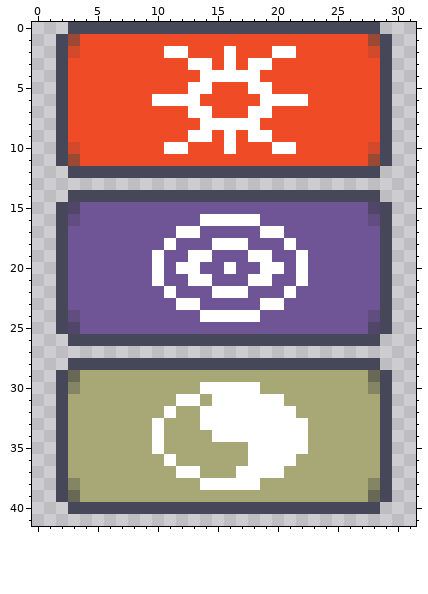
Edited in one commit: pixel-art sprite (Graphics/Pictures/category.png). Above is the file before it was changed.
The file is 64x84 pixels, drawn in blocks of 2x2; one block is one cell here.
The same view after the edit:
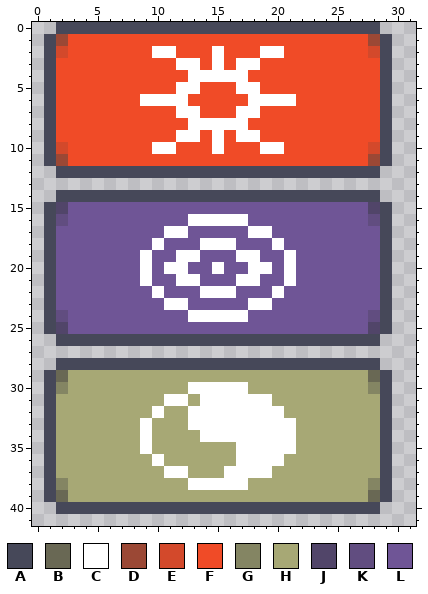
Palette (. is transparent): A #464859  B #696854  C #ffffff  D #9b4835  E #d3492b  F #f04b27  G #848563  H #a7a875  J #514569  K #614d80  L #6f5596
Edits made:
@@ x 0..31 @@
- 0 ...AAAAAAAAAAAAAAAAAAAAAAAAAA...
- 1 ..ADFFFFFFFFFFFFFFFFFFFFFFFFDA..
- 2 ..AEFFFFFFFCCFFFCFFFCCFFFFFFEA..
- 3 ..AFFFFFFFFFFCCFCFCCFFFFFFFFFA..
- 4 ..AFFFFFFFFFFFCCCCCFFFFFFFFFFA..
- 5 ..AFFFFFFFFFFCCFFFCCFFFFFFFFFA..
- 6 ..AFFFFFFFCCCCFFFFFCCCCFFFFFFA..
- 7 ..AFFFFFFFFFFCCFFFCCFFFFFFFFFA..
- 8 ..AFFFFFFFFFFFCCCCCFFFFFFFFFFA..
- 9 ..AFFFFFFFFFFCCFCFCCFFFFFFFFFA..
-10 ..AEFFFFFFFCCFFFCFFFCCFFFFFFEA..
-11 ..ADFFFFFFFFFFFFFFFFFFFFFFFFDA..
-12 ...AAAAAAAAAAAAAAAAAAAAAAAAAA...
+ 0 ..AAAAAAAAAAAAAAAAAAAAAAAAAAA...
+ 1 .ADFFFFFFFFFFFFFFFFFFFFFFFFFDA..
+ 2 .AEFFFFFFFCCFFFCFFFCCFFFFFFFEA..
+ 3 .AFFFFFFFFFFCCFCFCCFFFFFFFFFFA..
+ 4 .AFFFFFFFFFFFCCCCCFFFFFFFFFFFA..
+ 5 .AFFFFFFFFFFCCFFFCCFFFFFFFFFFA..
+ 6 .AFFFFFFFCCCCFFFFFCCCCFFFFFFFA..
+ 7 .AFFFFFFFFFFCCFFFCCFFFFFFFFFFA..
+ 8 .AFFFFFFFFFFFCCCCCFFFFFFFFFFFA..
+ 9 .AFFFFFFFFFFCCFCFCCFFFFFFFFFFA..
+10 .AEFFFFFFFCCFFFCFFFCCFFFFFFFEA..
+11 .ADFFFFFFFFFFFFFFFFFFFFFFFFFDA..
+12 ..AAAAAAAAAAAAAAAAAAAAAAAAAAA...
 13 ................................
-14 ...AAAAAAAAAAAAAAAAAAAAAAAAAA...
-15 ..AJLLLLLLLLLLLLLLLLLLLLLLLLJA..
-16 ..AKLLLLLLLLLLCCCCCLLLLLLLLLKA..
-17 ..ALLLLLLLLLCCLLLLLCCLLLLLLLLA..
-18 ..ALLLLLLLLCLLLCCCLLLCLLLLLLLA..
-19 ..ALLLLLLLCLLCCLLLCCLLCLLLLLLA..
-20 ..ALLLLLLLCLCCLLCLLCCLCLLLLLLA..
-21 ..ALLLLLLLCLLCCLLLCCLLCLLLLLLA..
-22 ..ALLLLLLLLCLLLCCCLLLCLLLLLLLA..
-23 ..ALLLLLLLLLCCLLLLLCCLLLLLLLLA..
-24 ..AKLLLLLLLLLLCCCCCLLLLLLLLLKA..
-25 ..AJLLLLLLLLLLLLLLLLLLLLLLLLJA..
-26 ...AAAAAAAAAAAAAAAAAAAAAAAAAA...
+14 ..AAAAAAAAAAAAAAAAAAAAAAAAAAA...
+15 .AJLLLLLLLLLLLLLLLLLLLLLLLLLJA..
+16 .AKLLLLLLLLLLCCCCCLLLLLLLLLLKA..
+17 .ALLLLLLLLLCCLLLLLCCLLLLLLLLLA..
+18 .ALLLLLLLLCLLLCCCLLLCLLLLLLLLA..
+19 .ALLLLLLLCLLCCLLLCCLLCLLLLLLLA..
+20 .ALLLLLLLCLCCLLCLLCCLCLLLLLLLA..
+21 .ALLLLLLLCLLCCLLLCCLLCLLLLLLLA..
+22 .ALLLLLLLLCLLLCCCLLLCLLLLLLLLA..
+23 .ALLLLLLLLLCCLLLLLCCLLLLLLLLLA..
+24 .AKLLLLLLLLLLCCCCCLLLLLLLLLLKA..
+25 .AJLLLLLLLLLLLLLLLLLLLLLLLLLJA..
+26 ..AAAAAAAAAAAAAAAAAAAAAAAAAAA...
 27 ................................
-28 ...AAAAAAAAAAAAAAAAAAAAAAAAAA...
-29 ..ABHHHHHHHHHHHHHHHHHHHHHHHHBA..
-30 ..AGHHHHHHHHHHCCCCCHHHHHHHHHGA..
-31 ..AHHHHHHHHHCCHCCCCCCHHHHHHHHA..
-32 ..AHHHHHHHHCHHCCCCCCCCHHHHHHHA..
-33 ..AHHHHHHHCHHHCCCCCCCCCHHHHHHA..
-34 ..AHHHHHHHCHHHHCCCCCCCCHHHHHHA..
-35 ..AHHHHHHHCHHHHHHHCCCCCHHHHHHA..
-36 ..AHHHHHHHHCHHHHHHCCCCHHHHHHHA..
-37 ..AHHHHHHHHHCCHHHCCCCHHHHHHHHA..
-38 ..AGHHHHHHHHHHCCCCCHHHHHHHHHGA..
-39 ..ABHHHHHHHHHHHHHHHHHHHHHHHHBA..
-40 ...AAAAAAAAAAAAAAAAAAAAAAAAAA...
+28 ..AAAAAAAAAAAAAAAAAAAAAAAAAAA...
+29 .ABHHHHHHHHHHHHHHHHHHHHHHHHHBA..
+30 .AGHHHHHHHHHHCCCCCHHHHHHHHHHGA..
+31 .AHHHHHHHHHCCHCCCCCCHHHHHHHHHA..
+32 .AHHHHHHHHCHHCCCCCCCCHHHHHHHHA..
+33 .AHHHHHHHCHHHCCCCCCCCCHHHHHHHA..
+34 .AHHHHHHHCHHHHCCCCCCCCHHHHHHHA..
+35 .AHHHHHHHCHHHHHHHCCCCCHHHHHHHA..
+36 .AHHHHHHHHCHHHHHHCCCCHHHHHHHHA..
+37 .AHHHHHHHHHCCHHHCCCCHHHHHHHHHA..
+38 .AGHHHHHHHHHHCCCCCHHHHHHHHHHGA..
+39 .ABHHHHHHHHHHHHHHHHHHHHHHHHHBA..
+40 ..AAAAAAAAAAAAAAAAAAAAAAAAAAA...
 41 ................................
